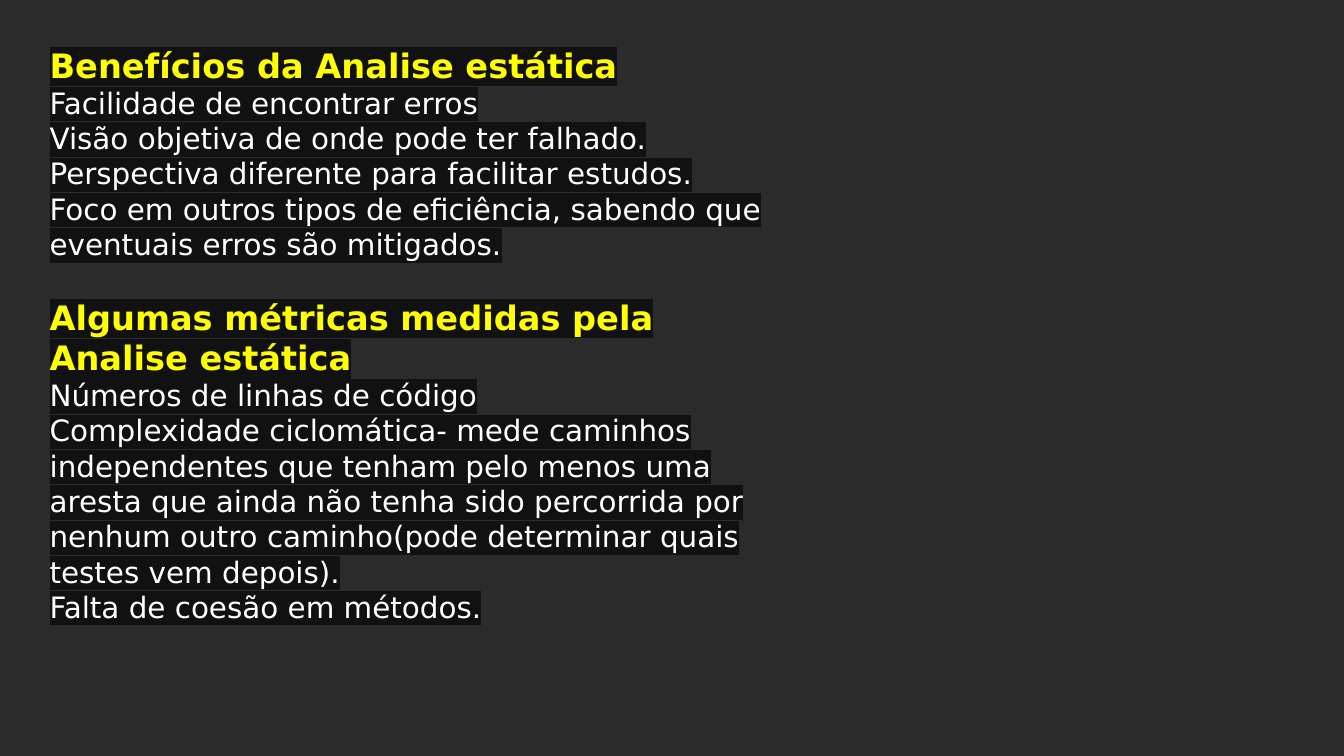
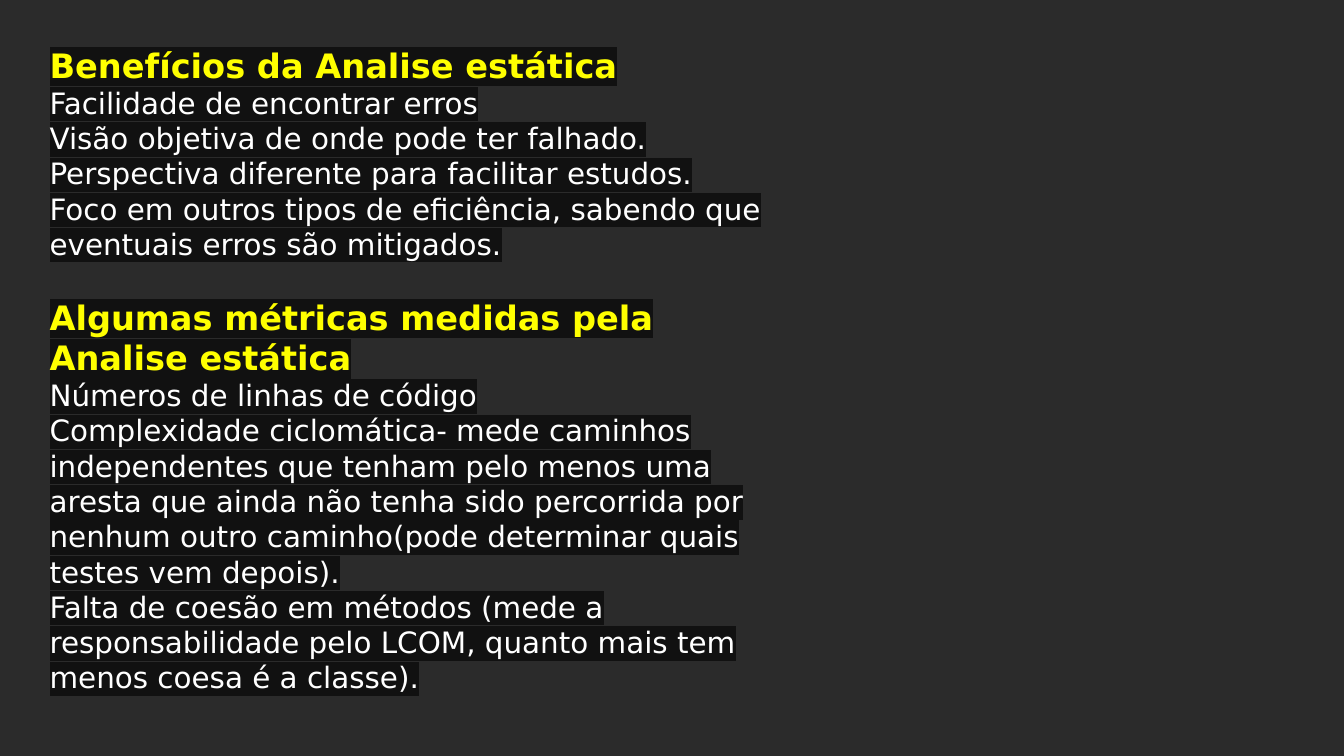
Before and after one commit to Giselesct/DaChristo, a slide deck: slide 5 of Sprint-14 Análise Estatica/CleartechSprint14.pptx. Drawn at 1344x756 pixels with LibreOffice and Linux fonts; fonts in the diff are those of the drawing; background and template pictures are left out; a plain dark background stands for a picture behind light text. Boxes give left, top, right and bottom in pixels: in the first picture for what was removed or moved away, otherwise in the second. Text is boxed around its words. In the diff, an @@ line names an element or a change of style, - is before the commit and + after.

```diff
--- a/Sprint-14 Análise Estatica/CleartechSprint14.pptx
+++ b/Sprint-14 Análise Estatica/CleartechSprint14.pptx
@@ text at (50,594,735,692): text changed @@
-Falta de coesão em métodos.
+Falta de coesão em métodos (mede a responsabilidade pelo LCOM, quanto mais tem menos coesa é a classe).
```
Also in this commit, not shown: 3 other slides changed, 2 other files.
